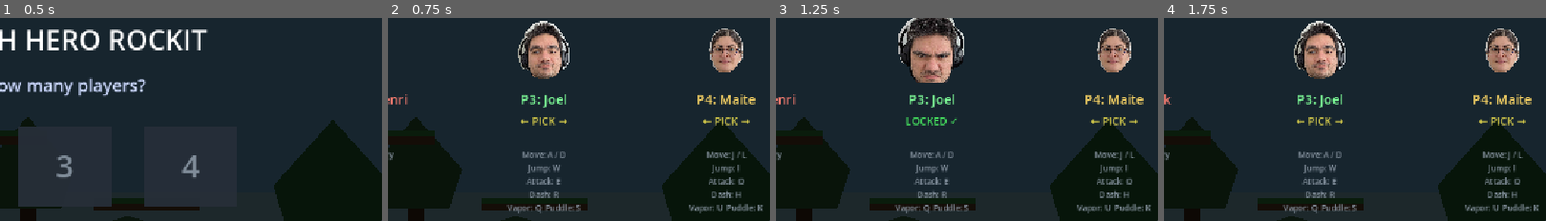
Above: before the commit, frames 1-4 (left to right).
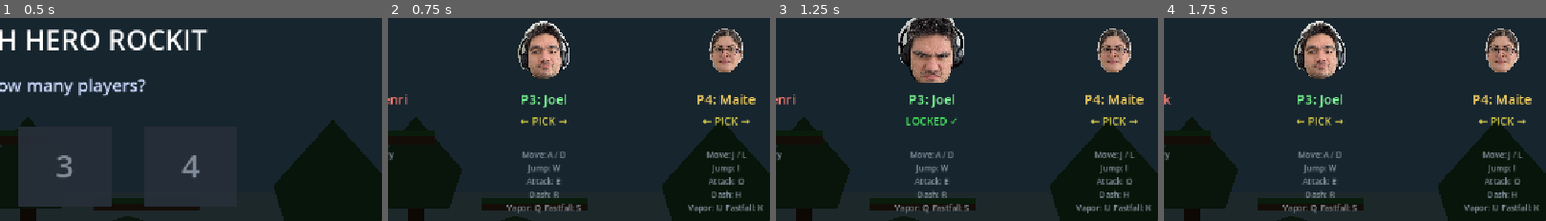
Above: after the commit, the same moments.

Repository: yhovart/smash-hero-rockit
Game: Godot game, scene res://main.tscn
The game is run twice, just before and just after one commit, with the same random seed, the same clock (stepped at 60 frames per second) and the same inputs.
Inputs:
- Up to frame 1 (0.5 s): no input
- Up to frame 2 (0.75 s): tap Enter at 0.5 s; hold D (p1_right) from 0.53 s (still down); tap E (p1_attack) at 0.6 s
- Up to frame 3 (1.25 s): keep holding D (p1_right); tap W (p1_jump) at 0.77 s
- Up to frame 4 (1.75 s): tap Space at 1.25 s; release D (p1_right) at 1.28 s; hold F2 (p1_right) from 1.28 s (still down); tap F7 (p2_left) at 1.35 s; tap W (p3_jump) at 1.52 s
The pictures show only the part of the screen within x 42-92%, y 10-60%; the shares and areas given below are measured in that part.

Frame 1 is identical in both runs. In frame 2, 0.6% of the frame differs, in the area x 31-98%, y 91-97%; in frame 3, 0.6%; in frame 4, 0.6%.

Commit message:
fix vapor and puddle

Diff:
--- a/main.gd
+++ b/main.gd
@@ -68,14 +68,14 @@
 const ALL_ACTION_SETS: Array = [P1_ACTIONS, P2_ACTIONS, P3_ACTIONS, P4_ACTIONS]
 
 const CONTROLS_2P: Array[String] = [
-	"Move: A / D\nJump: W\nAttack: E\nDash: R\nVapor: Q  Puddle: S",
-	"Move: J / L\nJump: I\nAttack: O\nDash: H\nVapor: U  Puddle: K",
+	"Move: A / D\nJump: W\nAttack: E\nDash: R\nVapor: Q  Fastfall: S",
+	"Move: J / L\nJump: I\nAttack: O\nDash: H\nVapor: U  Fastfall: K",
 ]
 const CONTROLS_MULTI: Array[String] = [
 	"Gamepad 1 only",
 	"Gamepad 2 only",
-	"Move: A / D\nJump: W\nAttack: E\nDash: R\nVapor: Q  Puddle: S",
-	"Move: J / L\nJump: I\nAttack: O\nDash: H\nVapor: U  Puddle: K",
+	"Move: A / D\nJump: W\nAttack: E\nDash: R\nVapor: Q  Fastfall: S",
+	"Move: J / L\nJump: I\nAttack: O\nDash: H\nVapor: U  Fastfall: K",
 ]
 
 # ─── Enums / State ─────────────────────────────────────────────────────────────
--- a/main.tscn
+++ b/main.tscn
@@ -419,7 +419,7 @@
 offset_bottom = 76.0
 text = "P1
 Move: A / D    Jump: W    Attack: E
-Hold E: Projectile    Vapor: Q    Puddle/FastFall: S
+Hold E: Projectile    Vapor: Q    Fastfall: S
 Drop platform: W + S    Menu: Esc"
 theme_override_font_sizes/font_size = 11
 theme_override_colors/font_color = Color(0.5, 0.7, 1.0, 1.0)
@@ -431,7 +431,7 @@
 offset_bottom = 76.0
 text = "P2
 Move: J / L    Jump: I    Attack: O
-Hold O: Projectile    Vapor: U    Puddle/FastFall: K
+Hold O: Projectile    Vapor: U    Fastfall: K
 Drop platform: I + K    Menu: Esc"
 theme_override_font_sizes/font_size = 11
 theme_override_colors/font_color = Color(1.0, 0.5, 0.45, 1.0)
--- a/player/player.gd
+++ b/player/player.gd
@@ -1,6 +1,6 @@
 extends CharacterBody2D
 
-enum Form { WATER, VAPOR, PUDDLE }
+enum Form { WATER, VAPOR }
 
 const SPEED = 300.0
 const ACCELERATION = 3200.0
@@ -16,10 +16,7 @@
 const FAST_FALL_SPEED = 900.0
 const VAPOR_SPEED = 120.0
 const VAPOR_FLOAT = -80.0
-const VAPOR_MAX_TIME = 3.0
-const PUDDLE_SPEED = 150.0
-const PUDDLE_MAX_TIME = 3.0
-const FORM_COOLDOWN = 2.0
+const VAPOR_MAX_TIME = 2.0
 const ATTACK_KNOCKBACK = 800.0
 const STOMP_BOUNCE = -350.0
 const DASH_SPEED = 600.0
@@ -44,7 +41,6 @@
 
 var form: Form = Form.WATER
 var form_timer := 0.0
-var cooldown_timer := 0.0
 var hits_taken := 0
 var invincible_timer := 0.0
 var is_attacking := false
@@ -55,8 +51,7 @@
 const CHARGE_THRESHOLD = 0.4
 const PROJECTILE_COOLDOWN = 0.8
 var projectile_cooldown_timer := 0.0
-var puddle_buffer := 0.0
-const PUDDLE_BUFFER_TIME = 0.2
+var stunned_timer := 0.0
 var drop_through_timer := 0.0
 const DROP_THROUGH_TIME = 0.25
 var coyote_timer := 0.0
@@ -111,9 +106,9 @@
 	asset_prefix = new_asset_prefix
 	_load_visual_textures()
 	var has_avatar := visual_textures.has("face")
-	avatar.visible = has_avatar and form != Form.PUDDLE
-	body.visible = not has_avatar and form != Form.PUDDLE
-	shine.visible = not has_avatar and form != Form.PUDDLE
+	avatar.visible = has_avatar
+	body.visible = not has_avatar
+	shine.visible = not has_avatar
 	_update_visual_state()
 
 
@@ -127,7 +122,6 @@
 	_reset_to_spawn()
 
 func _physics_process(delta: float) -> void:
-	cooldown_timer = max(cooldown_timer - delta, 0.0)
 	invincible_timer = max(invincible_timer - delta, 0.0)
 	projectile_cooldown_timer = max(projectile_cooldown_timer - delta, 0.0)
 	dash_cooldown_timer = max(dash_cooldown_timer - delta, 0.0)
@@ -139,8 +133,10 @@
 
 	if invincible_timer > 0.0:
 		avatar.modulate.a = 0.5 if fmod(invincible_timer, 0.15) > 0.075 else 1.0
-	elif form == Form.WATER:
-		avatar.modulate.a = 1.0
+	elif stunned_timer > 0.0:
+		avatar.modulate = Color(1.0, 0.3, 0.3, 0.9 if fmod(Time.get_ticks_msec() / 1000.0, 0.05) > 0.025 else 1.0)
+	else:
+		avatar.modulate = Color(1.0, 1.0, 1.0, 1.0)
 
 	_handle_attack(delta)
 	_handle_dash(delta)
@@ -149,19 +145,27 @@
 	if form != Form.WATER:
 		form_timer -= delta
 		if form_timer <= 0.0:
-			_exit_form()
+			if form == Form.VAPOR:
+				_exit_vapor_timeout()
+			else:
+				_exit_form()
 
 	match form:
 		Form.WATER:
 			_normal_physics(delta)
 		Form.VAPOR:
 			_vapor_physics(delta)
-		Form.PUDDLE:
-			_puddle_physics(delta)
 
 	_update_visual_state()
 
+	if stunned_timer > 0.0:
+		velocity.x = 0.0
+		velocity.y += get_gravity().y * delta
+
 	move_and_slide()
+
+	if stunned_timer > 0.0 and is_on_floor():
+		stunned_timer = 0.0
 
 	if is_fast_falling:
 		_check_stomp()
@@ -189,6 +193,7 @@
 func _reset_to_spawn() -> void:
 	if form != Form.WATER:
 		_exit_form()
+	stunned_timer = 0.0
 	is_charging = false
 	$ChargeVisual.visible = false
 	charge_time = 0.0
@@ -206,6 +211,8 @@
 	velocity = Vector2.ZERO
 
 func _handle_dash(delta: float) -> void:
+	if stunned_timer > 0.0:
+		return
 	if is_dashing:
 		dash_timer -= delta
 		if dash_timer <= 0.0:
@@ -221,35 +228,21 @@
 		velocity.x = facing * DASH_SPEED
 		velocity.y = 0.0
 
-func _handle_form_switch(delta: float) -> void:
-	if puddle_buffer > 0.0:
-		puddle_buffer -= delta
-
-	if Input.is_action_just_pressed(action_puddle):
-		puddle_buffer = PUDDLE_BUFFER_TIME
+func _handle_form_switch(_delta: float) -> void:
+	if stunned_timer > 0.0:
+		return
 
 	if form == Form.VAPOR:
 		if Input.is_action_just_released(action_vapor):
 			_exit_form()
 		return
 
-	if form == Form.PUDDLE:
-		if Input.is_action_just_released(action_puddle) or not Input.is_action_pressed(action_puddle):
-			_exit_form()
-		return
-
-	if cooldown_timer > 0.0:
-		return
-
 	if Input.is_action_just_pressed(action_vapor):
 		_enter_vapor()
-		return
-
-	if puddle_buffer > 0.0 and is_on_floor():
-		puddle_buffer = 0.0
-		_enter_puddle()
 
 func _handle_attack(delta: float) -> void:
+	if stunned_timer > 0.0:
+		return
 	if attack_timer > 0.0:
 		attack_timer -= delta
 		if attack_timer <= 0.0:
@@ -302,7 +295,7 @@
 	get_parent().add_child(proj)
 
 func _normal_physics(delta: float) -> void:
-	if is_dashing:
+	if is_dashing or stunned_timer > 0.0:
 		return
 
 	var on_floor := is_on_floor()
@@ -368,29 +361,6 @@
 	else:
 		velocity.x = move_toward(velocity.x, 0, VAPOR_SPEED)
 
-func _puddle_physics(delta: float) -> void:
-	if not is_on_floor():
-		velocity += get_gravity() * delta
-
-	if Input.is_action_just_pressed(action_jump) and is_on_floor():
-		var on_platform := false
-		for i in get_slide_collision_count():
-			var col := get_slide_collision(i)
-			if col.get_collider().is_in_group("platform"):
-				on_platform = true
-				break
-		if on_platform:
-			set_collision_mask_value(1, false)
-			drop_through_timer = DROP_THROUGH_TIME
-			velocity.y = 20.0
-
-	var direction := Input.get_axis(action_left, action_right)
-	if direction:
-		velocity.x = direction * PUDDLE_SPEED
-		facing = sign(direction)
-	else:
-		velocity.x = move_toward(velocity.x, 0, PUDDLE_SPEED)
-
 func _enter_vapor() -> void:
 	form = Form.VAPOR
 	form_timer = VAPOR_MAX_TIME
@@ -401,20 +371,23 @@
 	puddle_hitbox.monitoring = false
 	scale = Vector2(1.3, 0.8)
 
-func _enter_puddle() -> void:
-	form = Form.PUDDLE
-	form_timer = PUDDLE_MAX_TIME
-	avatar.visible = false
-	puddle_body.visible = true
-	puddle_hitbox.monitoring = true
-	collision_shape.position = Vector2(0, 17)
-	collision_shape.shape.radius = 4.0
+
+func _exit_vapor_timeout() -> void:
+	form = Form.WATER
+	body.visible = false
+	shine.visible = false
+	avatar.visible = true
+	avatar.modulate = Color(1.0, 0.3, 0.3, 1.0)
+	vapor_particles.emitting = false
+	puddle_body.visible = false
+	puddle_hitbox.monitoring = false
 	scale = Vector2(1.0, 1.0)
+	velocity = Vector2.ZERO
+	stunned_timer = 1.0
+
 
 func _exit_form() -> void:
-	var was_puddle := form == Form.PUDDLE
 	form = Form.WATER
-	cooldown_timer = FORM_COOLDOWN
 	if drop_through_timer > 0.0:
 		drop_through_timer = 0.0
 		set_collision_mask_value(1, true)
@@ -426,9 +399,6 @@
 	puddle_body.visible = false
 	puddle_hitbox.monitoring = false
 	scale = Vector2(1.0, 1.0)
-	if was_puddle:
-		collision_shape.position = Vector2(0, 4)
-		collision_shape.shape.radius = 14.0
 
 func _check_stomp() -> void:
 	for i in get_slide_collision_count():
@@ -514,8 +484,6 @@
 	return visual_textures.get(state, visual_textures.get("face", null))
 
 func _update_visual_state() -> void:
-	if form == Form.PUDDLE:
-		return
 	if invincible_timer > 0.0:
 		_update_avatar_texture("dolor")
 	elif is_attacking or is_charging or is_fast_falling:
